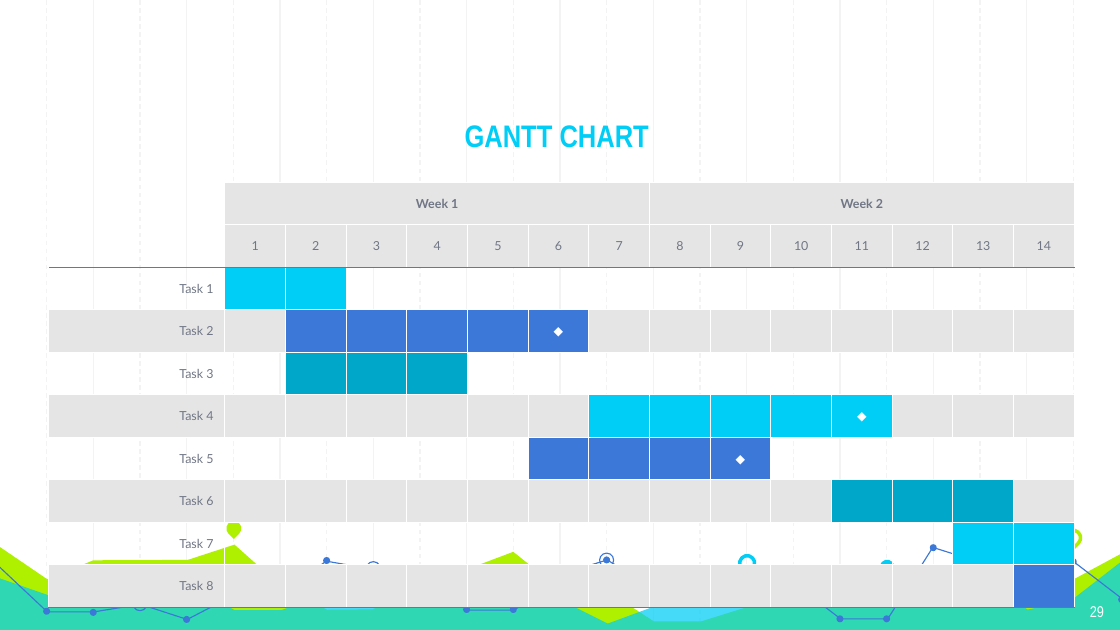
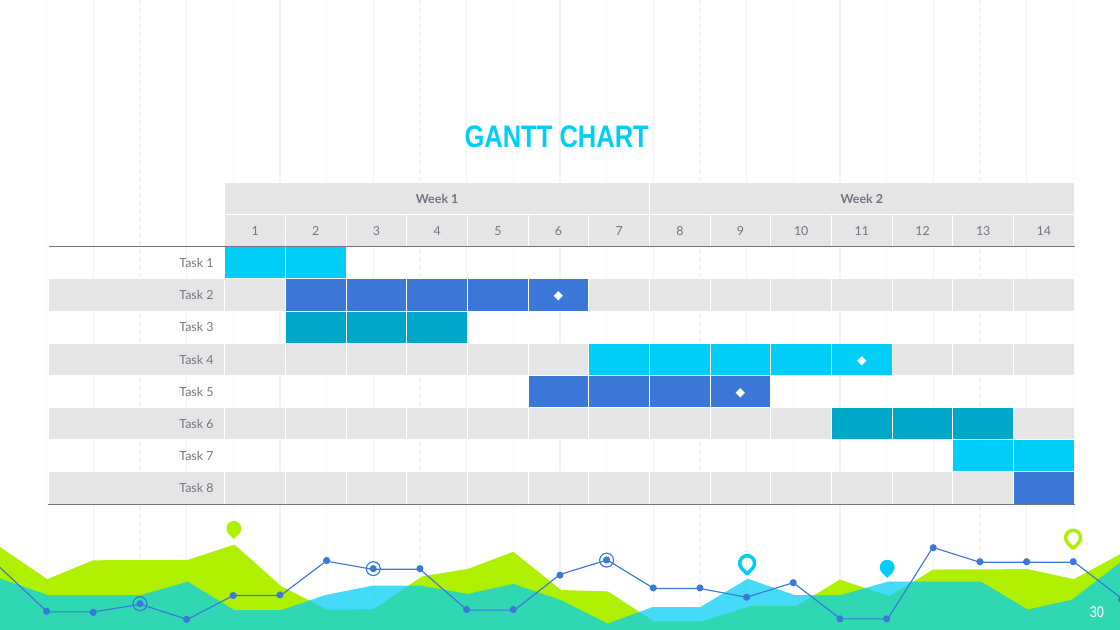
Before and after one commit to GT-Project1-A1/AirBNB, a slide deck: slide 30 of Resources/Project1_Template.pptx (slide 29 before the commit). Drawn at 1120x630 pixels with LibreOffice and Linux fonts; fonts in the diff are those of the drawing. Boxes give left, top, right and bottom in pixels: in the first picture for what was removed or moved away, otherwise in the second. Text is boxed around its words. In the diff, an @@ line names an element or a change of style, - is before the commit and + after.

```diff
--- a/Resources/Project1_Template.pptx
+++ b/Resources/Project1_Template.pptx
@@ table: place and size @@
-table at (48,183,1072,594)
+table at (48,183,1072,504)
@@ page number at (1090,606,1104,617): text changed @@
-29
+30
```
Also in this commit, not shown: 6 other slides changed, 4 slides added, 3 slides removed, 1 other file.
